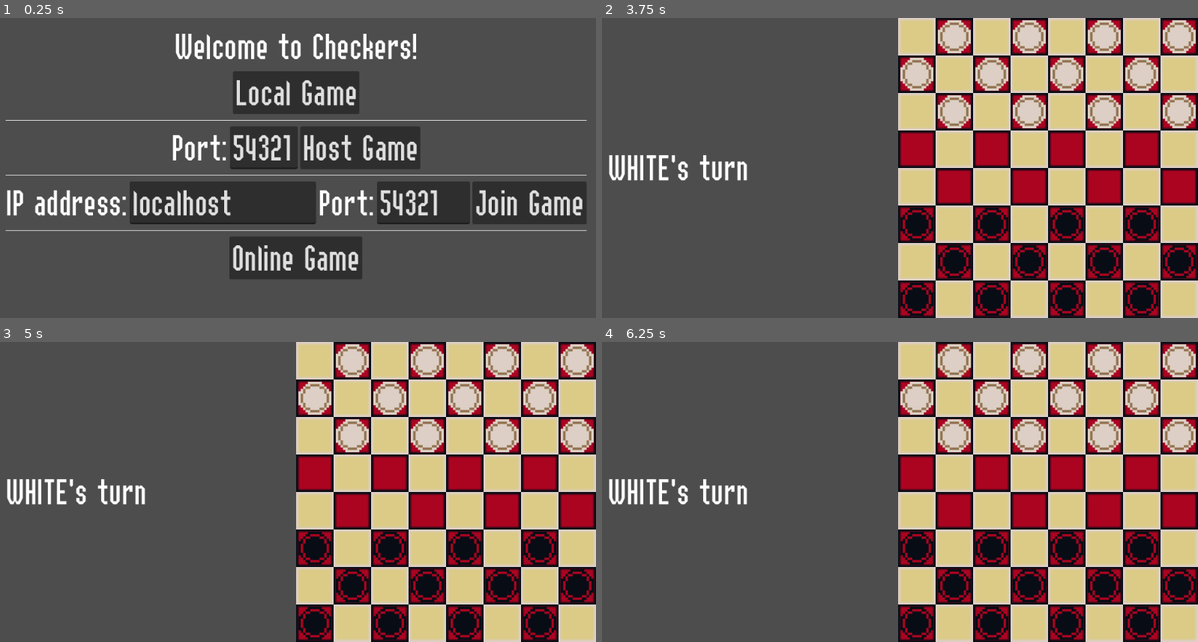
Above: before the commit, frames 1-4 (two rows, left to right).
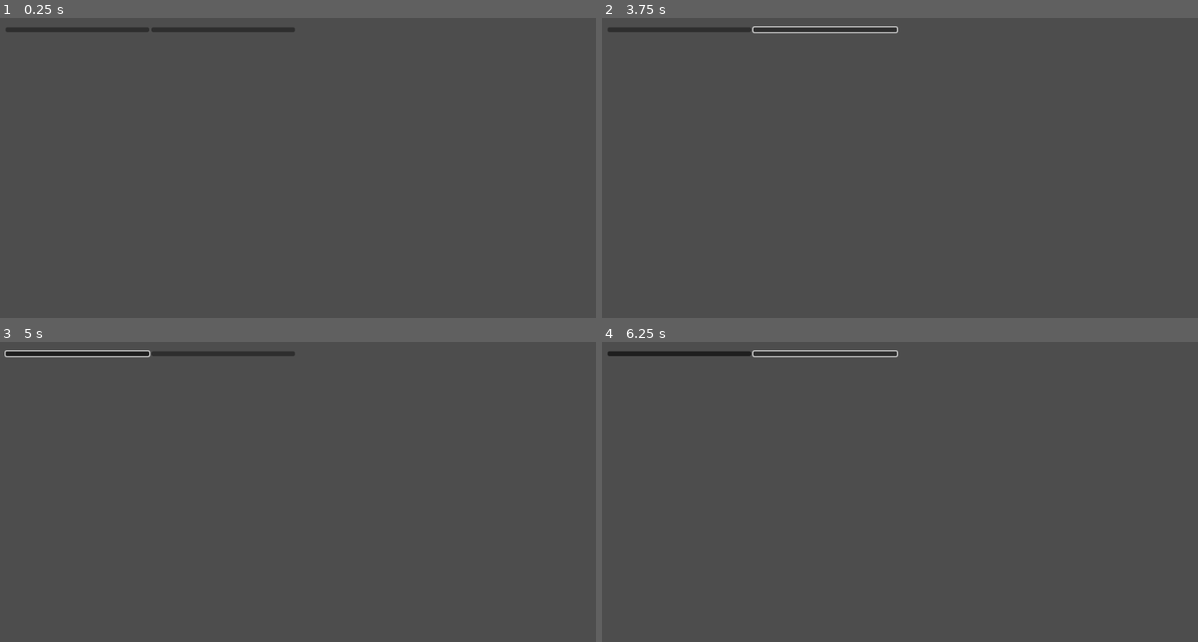
Above: after the commit, the same moments.

Repository: k4gi/boardplayer
Game: Godot game, scene res://CheckersMain.tscn
Same seed, same stepped clock (60 frames per second), same inputs: the game is played once before the commit and once after it.
Inputs (mouse positions are in pixels of both pictures, inside the frame that each line leads up to):
- Up to frame 1 (0.25 s): no input
- Up to frame 2 (3.75 s): click (679, 30) at 0.52 s; click (679, 30) at 1.27 s; click (822, 30) at 2.02 s; click (822, 30) at 2.77 s; click (900, 93) at 3.5 s, where only the run before the commit has a clickable "Local Game"
- Up to frame 3 (5 s): click (77, 354) at 4.27 s
- Up to frame 4 (6.25 s): click (822, 354) at 5.02 s; tap Enter at 5.75 s; move the mouse to (953, 360) at 5.77 s; click (953, 360) at 5.92 s

The runs differ from the first frame. In frame 1, 23% of the frame differs, in the area x 0-99%, y 3-87%; in frame 2, 52%; in frame 3, 52%; in frame 4, 52%, in the area x 1-100%, y 0-100%.

Commit message:
i know i already made it so where did it go

Diff:
--- a/boardplayer/CheckersMain.tscn
+++ b/boardplayer/CheckersMain.tscn
@@ -1,10 +1,11 @@
-[gd_scene load_steps=6 format=3 uid="uid://dkhy1km40x481"]
+[gd_scene load_steps=7 format=3 uid="uid://dkhy1km40x481"]
 
 [ext_resource type="Script" path="res://CheckersMain.gd" id="1_farx3"]
 [ext_resource type="Theme" uid="uid://d2vr315te7cd8" path="res://DefaultTheme.tres" id="3_183qv"]
 [ext_resource type="Theme" uid="uid://tvwj3tis3sd3" path="res://BigTextTheme.tres" id="3_cfsq8"]
 [ext_resource type="Script" path="res://Chat.gd" id="4_4to8l"]
 [ext_resource type="Script" path="res://Matching.gd" id="5_2igk7"]
+[ext_resource type="Script" path="res://OnlineReady.gd" id="6_8trr2"]
 
 [node name="CheckersMain" type="Node2D"]
 script = ExtResource("1_farx3")
@@ -21,6 +22,7 @@
 
 [node name="MainMenu" type="VBoxContainer" parent="MarginContainer/VBoxUI"]
 unique_name_in_owner = true
+visible = false
 layout_mode = 2
 theme = ExtResource("3_cfsq8")
 theme_override_constants/separation = 10
@@ -243,6 +245,31 @@
 
 [node name="VBox" type="VBoxContainer" parent="MarginContainer/VBoxUI/Matching/Challenges"]
 layout_mode = 2
+
+[node name="OnlineReady" type="HBoxContainer" parent="MarginContainer/VBoxUI"]
+layout_mode = 2
+script = ExtResource("6_8trr2")
+
+[node name="VBox" type="VBoxContainer" parent="MarginContainer/VBoxUI/OnlineReady"]
+layout_mode = 2
+size_flags_horizontal = 3
+
+[node name="HBoxReady" type="HBoxContainer" parent="MarginContainer/VBoxUI/OnlineReady/VBox"]
+layout_mode = 2
+
+[node name="ReadyButton" type="Button" parent="MarginContainer/VBoxUI/OnlineReady/VBox/HBoxReady"]
+layout_mode = 2
+size_flags_horizontal = 3
+toggle_mode = true
+
+[node name="StartGame" type="Button" parent="MarginContainer/VBoxUI/OnlineReady/VBox/HBoxReady"]
+layout_mode = 2
+size_flags_horizontal = 3
+
+[node name="Spacer" type="Control" parent="MarginContainer/VBoxUI/OnlineReady"]
+layout_mode = 2
+size_flags_horizontal = 3
+mouse_filter = 2
 
 [connection signal="pressed" from="MarginContainer/VBoxUI/MainMenu/LocalGame" to="." method="_on_local_game_pressed"]
 [connection signal="pressed" from="MarginContainer/VBoxUI/MainMenu/HBoxContainer/HostGame" to="." method="_on_host_game_pressed"]
@@ -253,3 +280,5 @@
 [connection signal="toggled" from="MarginContainer/VBoxUI/Chat/VBox/VBoxControls/ReadyButton" to="MarginContainer/VBoxUI/Chat" method="_on_ready_button_toggled"]
 [connection signal="text_submitted" from="MarginContainer/VBoxUI/Chat/VBox/VBoxMPStatus/HBoxChatEntry/ChatEntry" to="MarginContainer/VBoxUI/Chat" method="_on_chat_entry_text_submitted"]
 [connection signal="pressed" from="MarginContainer/VBoxUI/Chat/VBox/VBoxMPStatus/HBoxChatEntry/ChatSend" to="MarginContainer/VBoxUI/Chat" method="_on_chat_send_pressed"]
+[connection signal="toggled" from="MarginContainer/VBoxUI/OnlineReady/VBox/HBoxReady/ReadyButton" to="MarginContainer/VBoxUI/OnlineReady" method="_on_ready_button_toggled"]
+[connection signal="pressed" from="MarginContainer/VBoxUI/OnlineReady/VBox/HBoxReady/StartGame" to="MarginContainer/VBoxUI/OnlineReady" method="_on_start_game_pressed"]
